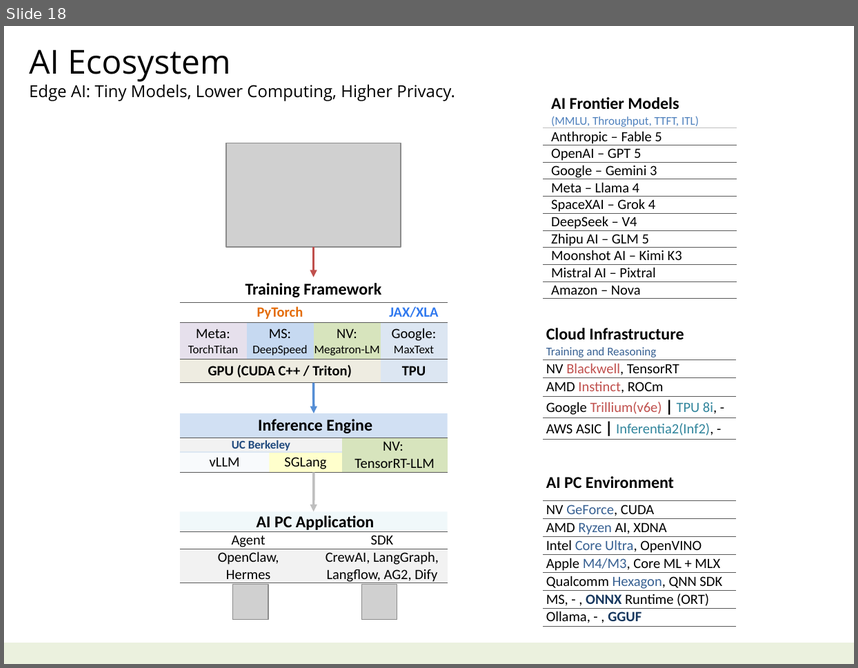
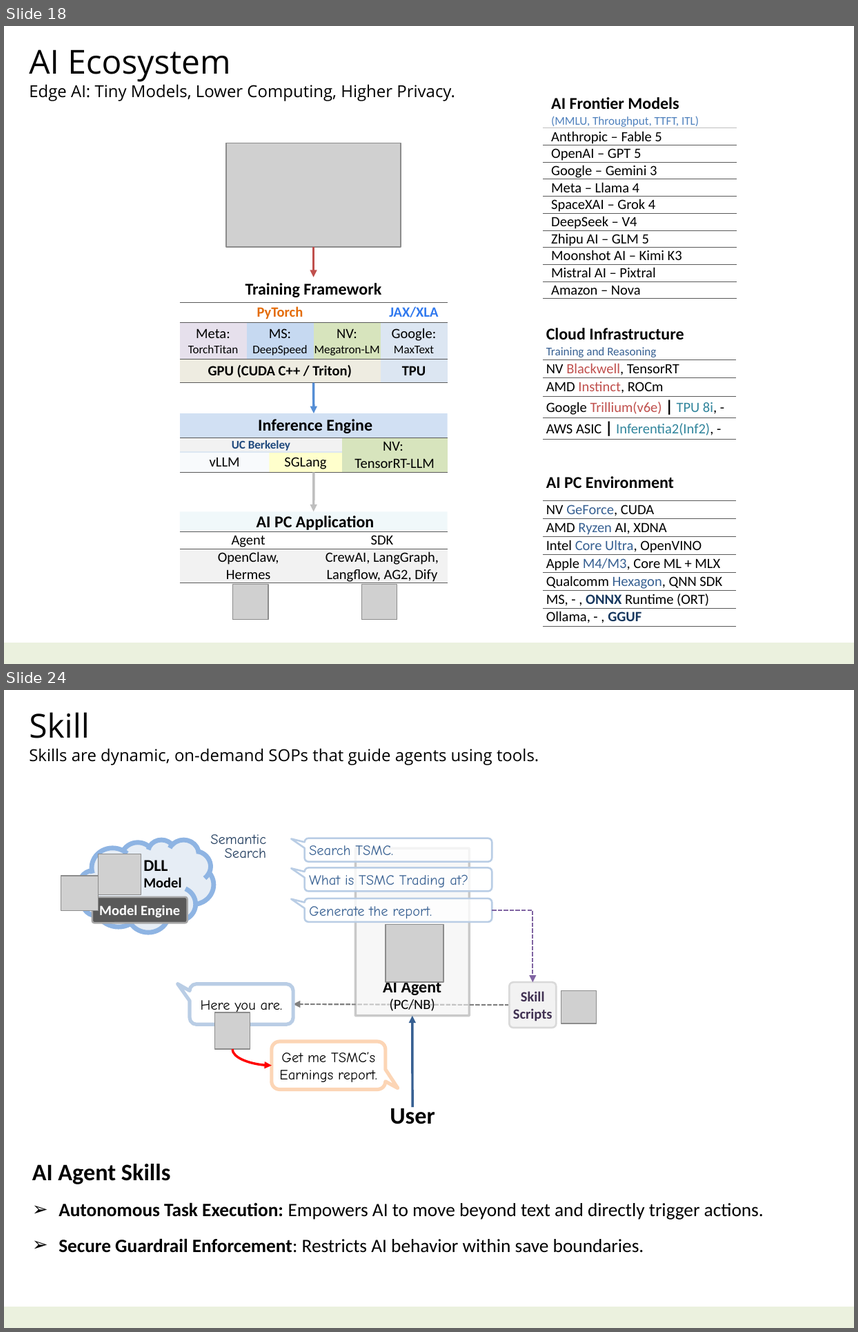
Before and after one commit to navibator/crazy-ai, a slide deck: ai.pptx. Shown one above the other, each under a label of ours: slide 18 before the commit, slides 18 and 24 after it; the slides between them are not shown. The pictures are 858x668 and 858x1332 pixels, drawn with LibreOffice and Linux fonts; fonts in the diff are those of the drawing; grey boxes stand for pictures. Boxes give left, top, right and bottom in pixels: in the first picture for what was removed or moved away, otherwise in the second. Text is boxed around its words. In the diff, an @@ line names an element or a change of style, - is before the commit and + after.

```diff
--- a/ai.pptx
+++ b/ai.pptx
@@ slide 24 added at (4, 690, 854, 1328), background #FFFFFF; not listed: 1 template element that a slide beside it also shows @@
@@ text added at (29, 712, 539, 765), 14 pt, text #000000 @@
+Skill
+Skills are dynamic, on-demand SOPs that guide agents using tools.
@@ text added at (210, 834, 267, 858), 12 pt, text #254061 @@
+Semantic
+Search
@@ group added at (61, 840, 213, 932): 2 pictures, 1 cloud, 1 text, 1 rounded rectangle @@
+DLL
+Model
+Model Engine
@@ rounded speech box added at (305, 838, 492, 862), fill #FFFFFF at 80% opacity, outline #B9CDE5 1.5 pt, 12 pt, text #376092 @@
+Search TSMC.
@@ rectangle added at (355, 848, 469, 1016), fill #F2F2F2 at 60% opacity, outline #808080 2 pt, 14 pt, text #000000, bold @@
+AI Agent
+(PC/NB)
@@ rounded speech box added at (305, 867, 492, 891), fill #FFFFFF at 80% opacity, outline #B9CDE5 1.5 pt, 12 pt, text #376092 @@
+What is TSMC Trading at?
@@ rounded speech box added at (305, 898, 492, 922), fill #FFFFFF at 80% opacity, outline #B9CDE5 1.5 pt, 12 pt, text #376092 @@
+Generate the report.
@@ elbow arrow added from (492, 910) to (533, 983), #8064A2 1.25 pt dashed @@
@@ picture added at (386, 924, 444, 982) @@
@@ rounded speech box added at (190, 984, 293, 1025), fill #FFFFFF at 80% opacity, outline #B9CDE5 3 pt, 12 pt, text #000000 @@
+Here you are.
@@ rounded rectangle added at (509, 983, 556, 1027), fill #F2F2F2, outline #D9D9D9 1.5 pt, 12 pt, text #403152, bold @@
+Skill
+Scripts
@@ picture added at (561, 990, 597, 1023) @@
@@ picture added at (215, 1012, 250, 1049) @@
@@ arrow added from (509, 1005) to (293, 1004), #808080 1.25 pt dashed @@
@@ arrow added from (413, 1107) to (412, 1016), #376092 2 pt @@
@@ rounded speech box added at (272, 1041, 386, 1089), fill #FFFFFF at 80% opacity, outline #FCD5B5 3 pt, 12 pt, text #000000 @@
+Get me TSMC’s
+Earnings report.
@@ curved arrow added from (232, 1049) to (272, 1065), #FF0000 2 pt @@
@@ text added at (390, 1104, 435, 1124), 20 pt, text #000000, bold @@
+User
@@ text added at (32, 1163, 764, 1252), 16 pt, text #000000 @@
+AI Agent Skills
+➢ Autonomous Task Execution: Empowers AI to move beyond text and directly trigger actions.
+➢ Secure Guardrail Enforcement: Restricts AI behavior within save boundaries.
```
Also in this commit, not shown: 2 slides changed, 17 other slides added, 1 slide removed, 1 other file.
